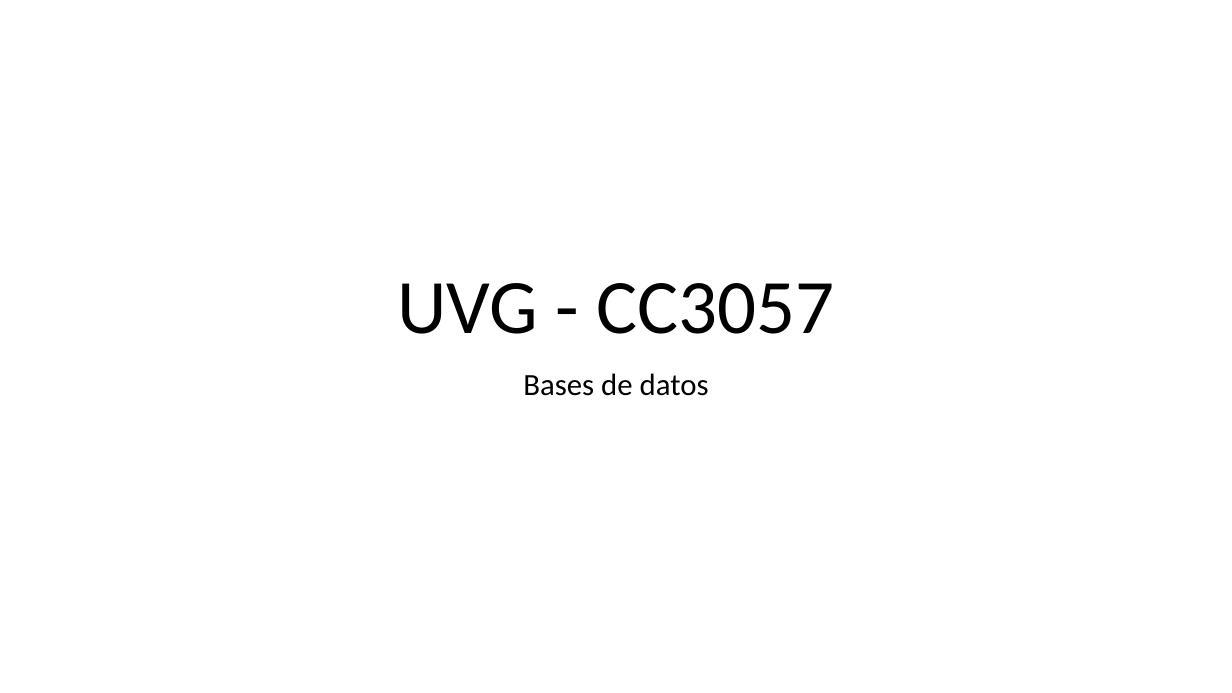
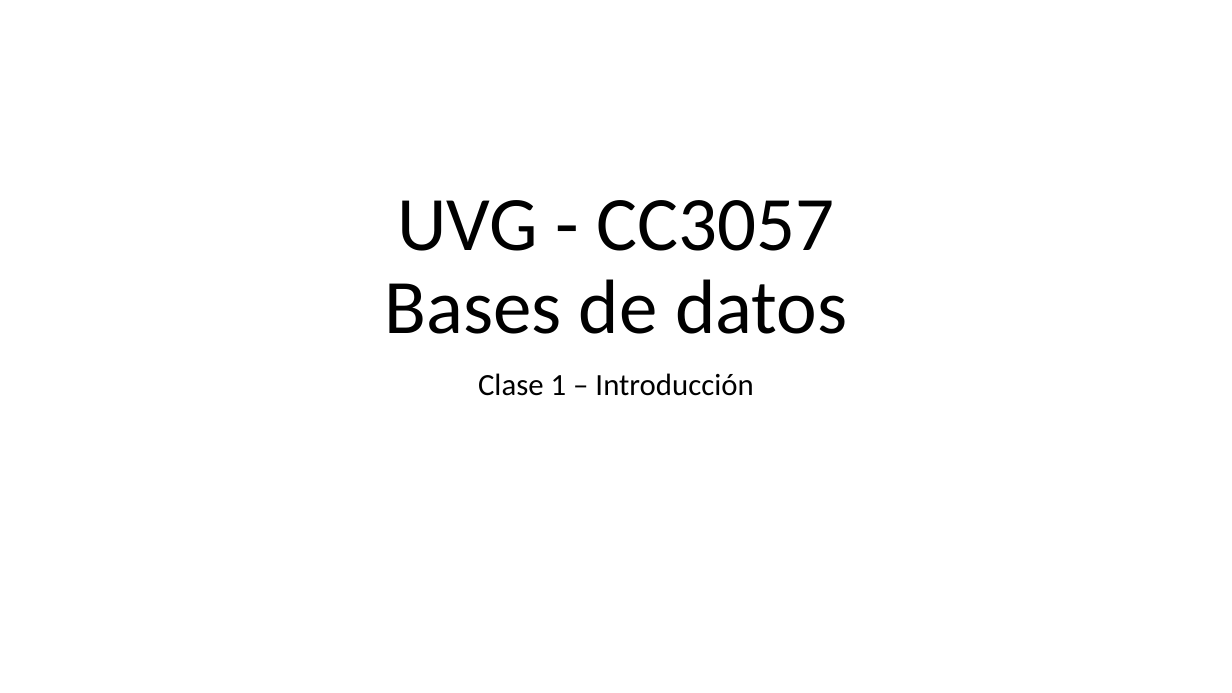
Before and after one commit to hectorh30/cc3057-2017, a slide deck: slide 1 of clases/clase1-introduccion/clase1.pptx. Drawn at 1232x693 pixels with LibreOffice and Linux fonts; fonts in the diff are those of the drawing. Boxes give left, top, right and bottom in pixels: in the first picture for what was removed or moved away, otherwise in the second. Text is boxed around its words. In the diff, an @@ line names an element or a change of style, - is before the commit and + after.

```diff
--- a/clases/clase1-introduccion/clase1.pptx
+++ b/clases/clase1-introduccion/clase1.pptx
@@ title at bbox=[384, 200, 847, 334]: text changed @@
-UVG - CC3057
+UVG - CC3057
+Bases de datos
@@ subtitle at bbox=[478, 373, 753, 396]: text changed @@
-Bases de datos
+Clase 1 – Introducción
```
Also in this commit, not shown: 23 slides added.
